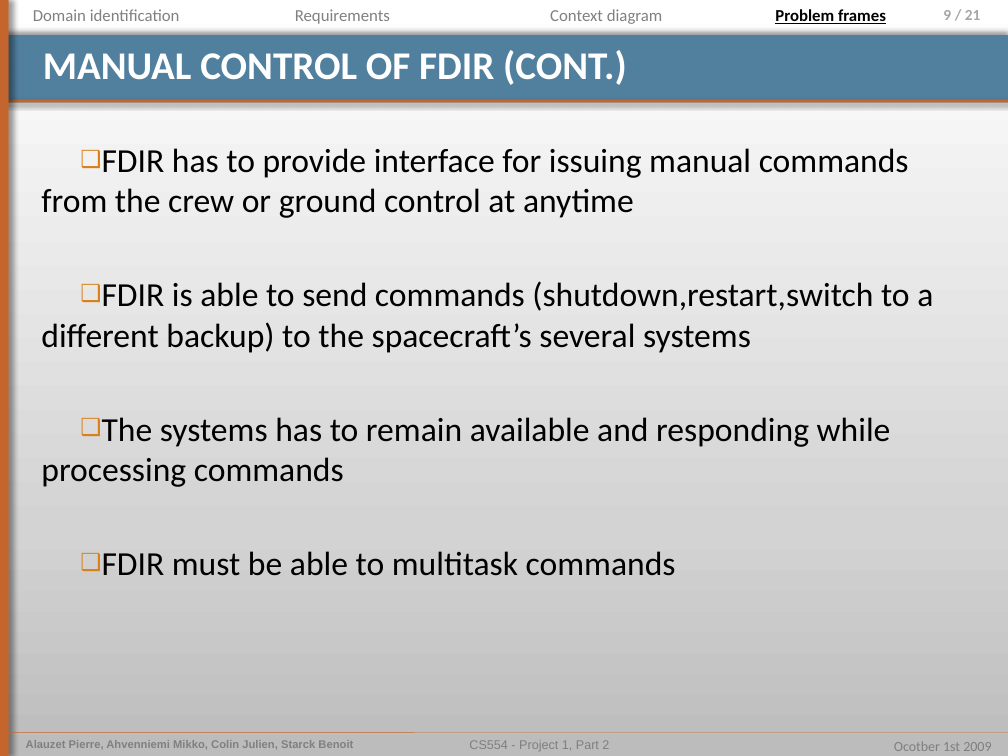
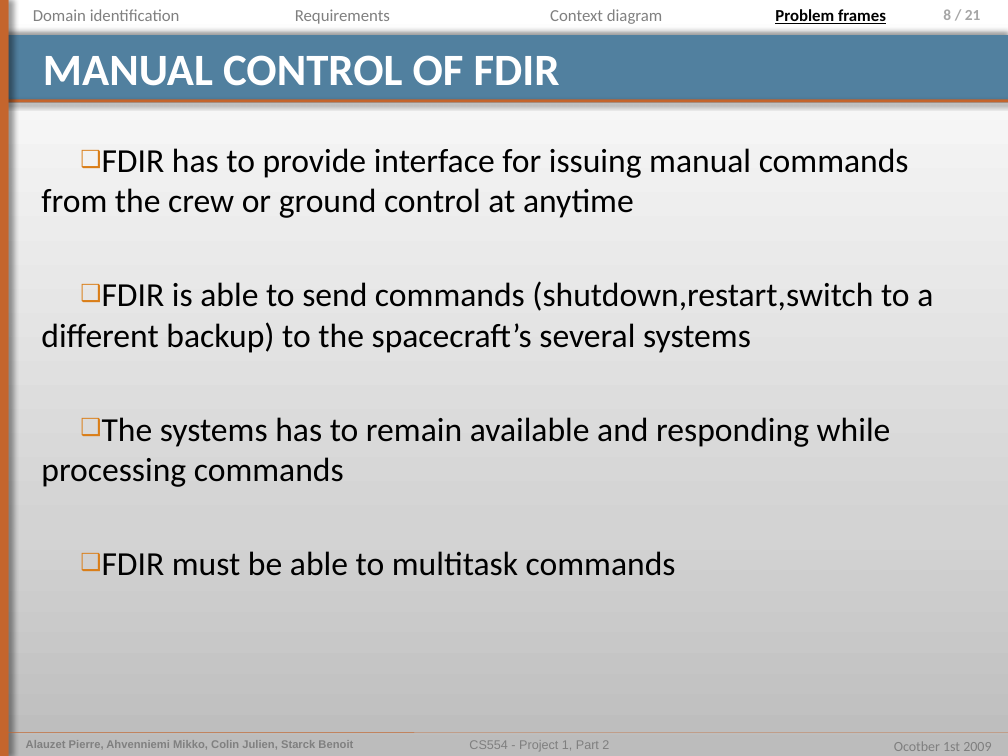
Before and after one commit to pierrealauzet/euroteam, a slide deck: slide 8 of Project 1/Part 2/CS554_EuroTeam_Problem_Frames.pptx (slide 9 before the commit). Drawn at 1008x756 pixels with LibreOffice and Linux fonts; fonts in the diff are those of the drawing. Boxes give left, top, right and bottom in pixels: in the first picture for what was removed or moved away, otherwise in the second. Text is boxed around its words. In the diff, an @@ line names an element or a change of style, - is before the commit and + after.

```diff
--- a/Project 1/Part 2/CS554_EuroTeam_Problem_Frames.pptx
+++ b/Project 1/Part 2/CS554_EuroTeam_Problem_Frames.pptx
@@ title at bbox=[43, 55, 560, 86]: text changed; size 28 to 32 pt @@
-MANUAL CONTROL OF FDIR (CONT.)
+MANUAL CONTROL OF FDIR
```
Also in this commit, not shown: 15 other slides changed, 1 slide added, 1 other file.
